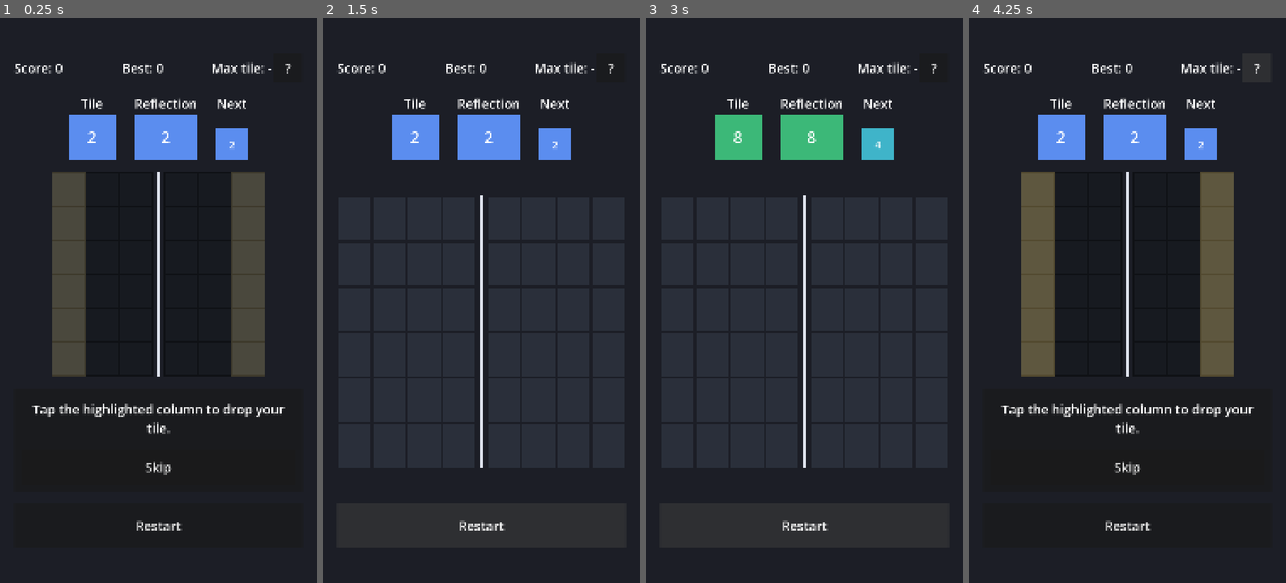
Above: before the commit, frames 1-4 (left to right).
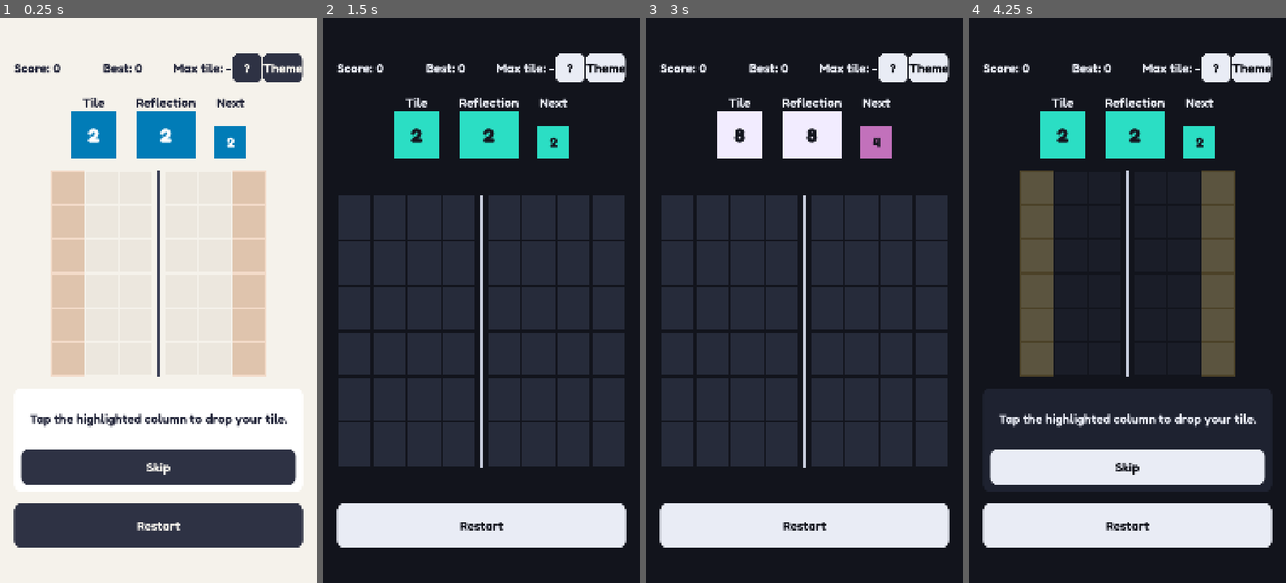
Above: after the commit, the same moments.

Repository: bpinto03/Doppel
Game: Godot game, scene res://scenes/main.tscn
The game is run twice, just before and just after one commit, with the same random seed, the same clock (stepped at 60 frames per second) and the same inputs.
Inputs (mouse positions are in pixels of both pictures, inside the frame that each line leads up to):
- Up to frame 1 (0.25 s): no input
- Up to frame 2 (1.5 s): click (605, 68) at 0.5 s, where only the run after the commit has a clickable "Theme"; click "Restart" at 1.25 s
- Up to frame 3 (3 s): click "Restart" at 2 s; click "Restart" at 2.75 s
- Up to frame 4 (4.25 s): click "?" at 3.5 s

The runs differ from the first frame. In frame 1, 100% of the frame differs, in the area x 0-100%, y 0-100%; in frame 2, 14%; in frame 3, 14%; in frame 4, 21%.

Commit message:
feat: add Paper and Night themes with live switching and a debug switch
ThemePalette resources color the whole interface, the board and the
tiles; Settings stores the active theme (Paper by default) and emits
palette_changed, on which the game screen rebuilds its Theme and tile
painter. Tile values use Fredoka Bold, sized by data/tile_text.tres to
fit the tile. Save version 2 writes the default theme into older saves.

Debug builds show a "Theme" button in the HUD and log
DisplayServer.is_dark_mode() at launch, to compare themes and check
system dark mode support on a phone until the settings screen exists.

Diff:
--- /dev/null
+++ b/assets/themes/base_theme.tres
@@ -0,0 +1,7 @@
+[gd_resource type="Theme" format=3]
+
+[ext_resource type="FontFile" path="res://assets/fonts/fredoka_semibold.ttf" id="1_font"]
+
+[resource]
+default_font = ExtResource("1_font")
+default_font_size = 44
--- a/assets/themes/prototype_theme.tres
+++ /dev/null
@@ -1,4 +0,0 @@
-[gd_resource type="Theme" format=3]
-
-[resource]
-default_font_size = 44
--- a/assets/translations/ui.csv
+++ b/assets/translations/ui.csv
@@ -18,3 +18,4 @@
 TUTORIAL_PLAY,Play,Jouer
 TUTORIAL_SKIP,Skip,Passer
 UI_HELP,?,?
+DEBUG_THEME,Theme,Thème
--- /dev/null
+++ b/data/palette_night.tres
@@ -0,0 +1,16 @@
+[gd_resource type="Resource" script_class="ThemePalette" format=3]
+
+[ext_resource type="Script" path="res://scripts/ui/theme_palette.gd" id="1_palette"]
+
+[resource]
+script = ExtResource("1_palette")
+background = Color(0.07059, 0.07843, 0.1098, 1)
+text = Color(0.9137, 0.9255, 0.9608, 1)
+panel = Color(0.1176, 0.1333, 0.1882, 1)
+button = Color(0.9137, 0.9255, 0.9608, 1)
+button_text = Color(0.07059, 0.07843, 0.1098, 1)
+empty_cell = Color(0.149, 0.1686, 0.2275, 1)
+axis = Color(0.7882, 0.8118, 0.8745, 1)
+highlight = Color(1, 0.8235, 0.302, 1)
+tile_text = Color(0.07843, 0.08627, 0.1216, 1)
+tile_colors = Array[Color]([Color(0.1686, 0.8706, 0.7686, 1), Color(0.7608, 0.4431, 0.7333, 1), Color(0.949, 0.9255, 1, 1), Color(0.8941, 0.7373, 0.2745, 1), Color(0.8353, 0.4157, 0.5608, 1), Color(0.9961, 0.9294, 0.549, 1), Color(0, 0.8314, 0.9333, 1), Color(0.4471, 0.5529, 0.9137, 1), Color(0.7843, 1, 0.8235, 1), Color(0.9961, 0.6314, 0.5725, 1), Color(0.8039, 0.4745, 0.1412, 1), Color(0.902, 1, 0.5922, 1)])
--- /dev/null
+++ b/data/palette_paper.tres
@@ -0,0 +1,16 @@
+[gd_resource type="Resource" script_class="ThemePalette" format=3]
+
+[ext_resource type="Script" path="res://scripts/ui/theme_palette.gd" id="1_palette"]
+
+[resource]
+script = ExtResource("1_palette")
+background = Color(0.9608, 0.949, 0.9216, 1)
+text = Color(0.1373, 0.149, 0.2275, 1)
+panel = Color(1, 1, 1, 1)
+button = Color(0.1804, 0.1961, 0.2667, 1)
+button_text = Color(0.9608, 0.949, 0.9216, 1)
+empty_cell = Color(0.8667, 0.8431, 0.7922, 1)
+axis = Color(0.2275, 0.2471, 0.3333, 1)
+highlight = Color(0.9098, 0.349, 0.04706, 1)
+tile_text = Color(1, 1, 1, 1)
+tile_colors = Array[Color]([Color(0.003922, 0.4863, 0.7176, 1), Color(0.003922, 0.2392, 0.09412, 1), Color(0.5098, 0.1529, 0.4902, 1), Color(0.7333, 0.2588, 0.4431, 1), Color(0.3137, 0.1647, 0.003922, 1), Color(0.01569, 0.3882, 0.3373, 1), Color(0.4196, 0.498, 0.01569, 1), Color(0.01176, 0.2275, 0.2588, 1), Color(0.2078, 0.2863, 0.6745, 1), Color(0.5569, 0.4392, 0.007843, 1), Color(0.2549, 0.02745, 0.4549, 1), Color(0.6, 0.1176, 0.07059, 1)])
--- /dev/null
+++ b/data/tile_text.tres
@@ -0,0 +1,10 @@
+[gd_resource type="Resource" script_class="TileTextConfig" format=3]
+
+[ext_resource type="Script" path="res://scripts/ui/tile_text_config.gd" id="1_config"]
+[ext_resource type="FontFile" path="res://assets/fonts/fredoka_bold.ttf" id="2_font"]
+
+[resource]
+script = ExtResource("1_config")
+font = ExtResource("2_font")
+max_height_ratio = 0.42
+max_width_ratio = 0.78
--- a/scenes/game/game_screen.tscn
+++ b/scenes/game/game_screen.tscn
@@ -3,7 +3,7 @@
 [ext_resource type="Script" uid="uid://batrvdfjdnlww" path="res://scripts/ui/game_screen.gd" id="1_screen"]
 [ext_resource type="Script" uid="uid://d23r8wsllwq0u" path="res://scripts/ui/board_view.gd" id="2_board"]
 [ext_resource type="Script" uid="uid://dc7pqdo3imhjx" path="res://scripts/ui/tile_swatch.gd" id="3_swatch"]
-[ext_resource type="Theme" path="res://assets/themes/prototype_theme.tres" id="4_theme"]
+[ext_resource type="Theme" path="res://assets/themes/base_theme.tres" id="4_theme"]
 [ext_resource type="PackedScene" path="res://scenes/game/tutorial_panel.tscn" id="5_tutorial_panel"]
 [ext_resource type="Script" path="res://scripts/ui/safe_area_margin.gd" id="6_safe_area"]
 
@@ -18,13 +18,13 @@
 script = ExtResource("1_screen")
 
 [node name="Background" type="ColorRect" parent="." unique_id=936016512]
+unique_name_in_owner = true
 layout_mode = 1
 anchors_preset = 15
 anchor_right = 1.0
 anchor_bottom = 1.0
 grow_horizontal = 2
 grow_vertical = 2
-color = Color(0.11, 0.12, 0.15, 1)
 
 [node name="Margin" type="MarginContainer" parent="." unique_id=703879068]
 layout_mode = 1
@@ -68,6 +68,13 @@
 custom_minimum_size = Vector2(100, 100)
 layout_mode = 2
 text = "UI_HELP"
+
+[node name="ThemeDebugButton" type="Button" parent="Margin/Layout/Stats"]
+unique_name_in_owner = true
+visible = false
+custom_minimum_size = Vector2(100, 100)
+layout_mode = 2
+text = "DEBUG_THEME"
 
 [node name="Upcoming" type="HBoxContainer" parent="Margin/Layout" unique_id=162302845]
 layout_mode = 2
@@ -136,7 +143,6 @@
 anchor_bottom = 1.0
 grow_horizontal = 2
 grow_vertical = 2
-theme_override_colors/font_outline_color = Color(0, 0, 0, 1)
 theme_override_constants/outline_size = 16
 theme_override_font_sizes/font_size = 120
 horizontal_alignment = 1
--- a/scripts/autoload/save_manager.gd
+++ b/scripts/autoload/save_manager.gd
@@ -2,7 +2,9 @@
 
 ## Local save in a versioned ConfigFile. See docs/decisions/0002-save-format.md.
 
-const SAVE_VERSION: int = 1
+const SETTINGS_SCRIPT: GDScript = preload("res://scripts/autoload/settings.gd")
+const SAVE_VERSION: int = 2
+const FIRST_SAVE_VERSION: int = 1
 const SAVE_PATH: String = "user://save.cfg"
 const META_SECTION: String = "meta"
 const VERSION_KEY: String = "version"
@@ -15,10 +17,12 @@
 	load_save()
 
 
-## A missing or unreadable save starts empty.
+## A missing or unreadable save starts empty; an older one is migrated.
 func load_save() -> void:
 	_save_file = ConfigFile.new()
-	if _save_file.load(save_path) != OK:
+	if _save_file.load(save_path) == OK:
+		_migrate(_save_file.get_value(META_SECTION, VERSION_KEY, FIRST_SAVE_VERSION))
+	else:
 		_save_file = ConfigFile.new()
 	_save_file.set_value(META_SECTION, VERSION_KEY, SAVE_VERSION)
 
@@ -32,6 +36,11 @@
 	_write_save()
 
 
+func _migrate(from_version: int) -> void:
+	if from_version < 2:
+		_save_file.set_value(SETTINGS_SCRIPT.SECTION, SETTINGS_SCRIPT.PALETTE_NAME_KEY, SETTINGS_SCRIPT.DEFAULT_PALETTE_NAME)
+
+
 ## Writes to a temporary file first, so a kill during the write never corrupts the existing save.
 func _write_save() -> void:
 	var temporary_path: String = save_path + ".tmp"
--- a/scripts/autoload/settings.gd
+++ b/scripts/autoload/settings.gd
@@ -3,9 +3,16 @@
 ## Player settings, stored through SaveManager.
 
 signal changed
+signal palette_changed
 
 const SECTION: String = "settings"
 const FOLLOW_DEVICE_LANGUAGE: String = ""
+const PALETTES: Dictionary[String, ThemePalette] = {
+	"paper": preload("res://data/palette_paper.tres"),
+	"night": preload("res://data/palette_night.tres"),
+}
+const DEFAULT_PALETTE_NAME: String = "paper"
+const PALETTE_NAME_KEY: String = "palette_name"
 
 var is_sound_enabled: bool:
 	get:
@@ -33,6 +40,19 @@
 		_store("language", value)
 
 
+## A key of PALETTES.
+var palette_name: String:
+	get:
+		return SaveManager.get_value(SECTION, PALETTE_NAME_KEY, DEFAULT_PALETTE_NAME)
+	set(value):
+		_store(PALETTE_NAME_KEY, value)
+		palette_changed.emit()
+
+
+func get_palette() -> ThemePalette:
+	return PALETTES.get(palette_name, PALETTES[DEFAULT_PALETTE_NAME])
+
+
 func _store(key: String, value: Variant) -> void:
 	SaveManager.set_value(SECTION, key, value)
 	changed.emit()
--- a/scripts/ui/board_view.gd
+++ b/scripts/ui/board_view.gd
@@ -9,14 +9,13 @@
 const MAX_CELL_HEIGHT_RATIO: float = 1.3
 ## Width of the space around the mirror axis, in cells.
 const AXIS_GAP_IN_CELLS: float = 0.3
-const AXIS_COLOR := Color("#e0e4ee")
 const AXIS_WIDTH: float = 6.0
-const BLOCKED_COLUMN_COLOR := Color(0.0, 0.0, 0.0, 0.45)
+## Blocked columns fade into the background, on light and dark themes alike.
+const BLOCKED_COLUMN_OPACITY: float = 0.6
 const PULSE_COLOR := Color(1.0, 1.0, 1.0, 0.6)
 const GHOST_OPACITY: float = 0.4
-const GHOST_LINK_COLOR := Color(1.0, 1.0, 1.0, 0.3)
+const GHOST_LINK_OPACITY: float = 0.3
 const GHOST_LINK_WIDTH: float = 3.0
-const HINT_COLOR := Color("#ffd24d")
 const HINT_COLUMN_OPACITY: float = 0.25
 const HINT_CELL_OUTLINE_WIDTH: float = 6.0
 const HINT_AXIS_WIDTH: float = 14.0
@@ -30,6 +29,11 @@
 var restricted_column: int = NO_COLUMN:
 	set(value):
 		restricted_column = value
+		queue_redraw()
+
+var tile_painter: TilePainter:
+	set(value):
+		tile_painter = value
 		queue_redraw()
 
 var _session: GameSession
@@ -187,13 +191,13 @@
 
 
 func _draw() -> void:
-	if _displayed_board == null:
+	if _displayed_board == null or tile_painter == null:
 		return
 	for column: int in _displayed_board.get_column_count():
 		for row: int in _displayed_board.row_count:
 			var cell := Vector2i(column, row)
 			var level: int = BoardState.EMPTY_CELL if _hidden_cells.has(cell) else _displayed_board.get_level(cell)
-			TilePainter.draw_tile(self, _get_tile_rect(cell), level)
+			tile_painter.draw_tile(self, _get_tile_rect(cell), level)
 	_draw_blocked_columns()
 	_draw_moving_tiles()
 	_draw_pulse()
@@ -206,19 +210,20 @@
 func _draw_blocked_columns() -> void:
 	if not is_input_enabled or _session == null:
 		return
+	var blocked_color := Color(tile_painter.palette.background, BLOCKED_COLUMN_OPACITY)
 	for column: int in _displayed_board.column_count_per_side:
 		if not _is_column_selectable(column):
-			draw_rect(_get_column_rect(column), BLOCKED_COLUMN_COLOR)
-			draw_rect(_get_column_rect(_displayed_board.get_mirror_column(column)), BLOCKED_COLUMN_COLOR)
+			draw_rect(_get_column_rect(column), blocked_color)
+			draw_rect(_get_column_rect(_displayed_board.get_mirror_column(column)), blocked_color)
 
 
 func _draw_tutorial_hint() -> void:
 	if _hint_step == null:
 		return
-	var column_color := Color(HINT_COLOR, HINT_COLUMN_OPACITY * _hint_strength)
+	var column_color := Color(tile_painter.palette.highlight, HINT_COLUMN_OPACITY * _hint_strength)
 	draw_rect(_get_column_rect(_hint_step.target_column), column_color)
 	draw_rect(_get_column_rect(_displayed_board.get_mirror_column(_hint_step.target_column)), column_color)
-	var outline_color := Color(HINT_COLOR, _hint_strength)
+	var outline_color := Color(tile_painter.palette.highlight, _hint_strength)
 	for cell: Vector2i in _hint_step.highlighted_cells:
 		draw_rect(_get_tile_rect(cell), outline_color, false, HINT_CELL_OUTLINE_WIDTH)
 	if _hint_step.is_axis_highlighted:
@@ -228,7 +233,7 @@
 func _draw_moving_tiles() -> void:
 	for moving_tile: MovingTile in _moving_tiles:
 		var row: float = lerpf(moving_tile.from_row, moving_tile.to_row, _move_progress)
-		TilePainter.draw_tile(self, _get_tile_rect_at(moving_tile.column, row), moving_tile.level)
+		tile_painter.draw_tile(self, _get_tile_rect_at(moving_tile.column, row), moving_tile.level)
 
 
 func _draw_pulse() -> void:
@@ -245,13 +250,13 @@
 	var reflection_rect: Rect2 = _get_tile_rect(preview.reflection_cell)
 	var link_start := Vector2(tile_rect.end.x, tile_rect.get_center().y)
 	var link_end := Vector2(reflection_rect.position.x, reflection_rect.get_center().y)
-	draw_line(link_start, link_end, GHOST_LINK_COLOR, GHOST_LINK_WIDTH)
-	TilePainter.draw_tile(self, tile_rect, preview.tile_level, GHOST_OPACITY)
-	TilePainter.draw_tile(self, reflection_rect, preview.reflection_level, GHOST_OPACITY)
+	draw_line(link_start, link_end, Color(tile_painter.palette.text, GHOST_LINK_OPACITY), GHOST_LINK_WIDTH)
+	tile_painter.draw_tile(self, tile_rect, preview.tile_level, GHOST_OPACITY)
+	tile_painter.draw_tile(self, reflection_rect, preview.reflection_level, GHOST_OPACITY)
 
 
 func _draw_axis() -> void:
-	_draw_axis_line(AXIS_COLOR, AXIS_WIDTH)
+	_draw_axis_line(tile_painter.palette.axis, AXIS_WIDTH)
 
 
 func _draw_axis_line(color: Color, width: float) -> void:
--- a/scripts/ui/game_screen.gd
+++ b/scripts/ui/game_screen.gd
@@ -5,6 +5,8 @@
 const BALANCING_CONFIG: BalancingConfig = preload("res://data/balancing.tres")
 const PLAYBACK_CONFIG: ResolutionPlaybackConfig = preload("res://data/resolution_playback.tres")
 const TUTORIAL_HINT_CONFIG: TutorialHintConfig = preload("res://data/tutorial_hint.tres")
+const TILE_TEXT_CONFIG: TileTextConfig = preload("res://data/tile_text.tres")
+const BASE_THEME: Theme = preload("res://assets/themes/base_theme.tres")
 const NO_TILE_TEXT: String = "-"
 const NO_TUTORIAL_STEP: int = -1
 const RECORD_SECTION: String = "record"
@@ -16,6 +18,7 @@
 var _tutorial_steps: Array[TutorialStep] = []
 var _tutorial_step_index: int = NO_TUTORIAL_STEP
 
+@onready var _background: ColorRect = %Background
 @onready var _board_view: BoardView = %BoardView
 @onready var _score_label: Label = %ScoreLabel
 @onready var _best_label: Label = %BestLabel
@@ -28,6 +31,7 @@
 @onready var _help_button: Button = %HelpButton
 @onready var _chain_label: Label = %ChainLabel
 @onready var _tutorial_panel: TutorialPanel = %TutorialPanel
+@onready var _theme_debug_button: Button = %ThemeDebugButton
 
 
 func _ready() -> void:
@@ -40,6 +44,9 @@
 	_help_button.pressed.connect(start_tutorial)
 	_tutorial_panel.next_requested.connect(_on_tutorial_next_requested)
 	_tutorial_panel.skip_requested.connect(start_new_game)
+	Settings.palette_changed.connect(_apply_palette)
+	_apply_palette()
+	_set_up_debug_tools()
 	start_tutorial()
 
 
@@ -137,6 +144,33 @@
 	_game_over_label.visible = _session.is_game_over
 
 
+func _apply_palette() -> void:
+	var palette: ThemePalette = Settings.get_palette()
+	theme = UiThemeBuilder.build(palette, BASE_THEME)
+	_background.color = palette.background
+	_chain_label.add_theme_color_override(&"font_outline_color", palette.background)
+	var tile_painter := TilePainter.new(palette, TILE_TEXT_CONFIG)
+	_board_view.tile_painter = tile_painter
+	for swatch: TileSwatch in [_current_swatch, _reflection_swatch, _next_swatch]:
+		swatch.tile_painter = tile_painter
+
+
+## Debug builds only, to compare themes on a phone until the settings screen exists (step 3.1).
+func _set_up_debug_tools() -> void:
+	if not OS.is_debug_build():
+		return
+	print("System dark mode: %s" % DisplayServer.is_dark_mode())
+	_theme_debug_button.visible = true
+	_theme_debug_button.pressed.connect(_switch_to_next_palette)
+
+
+func _switch_to_next_palette() -> void:
+	var palette_names: Array[String] = []
+	palette_names.assign(Settings.PALETTES.keys())
+	var next_index: int = (palette_names.find(Settings.palette_name) + 1) % palette_names.size()
+	Settings.palette_name = palette_names[next_index]
+
+
 func _format_highest_tile() -> String:
 	if _session.highest_level_reached == BoardState.EMPTY_CELL:
 		return NO_TILE_TEXT
--- /dev/null
+++ b/scripts/ui/theme_palette.gd
@@ -0,0 +1,27 @@
+class_name ThemePalette
+extends Resource
+
+## Colors of one visual theme. See docs/decisions/0003-art-direction.md.
+
+@export_group("Screen")
+@export var background: Color
+@export var text: Color
+@export var panel: Color
+@export var button: Color
+@export var button_text: Color
+
+@export_group("Board")
+@export var empty_cell: Color
+@export var axis: Color
+## Tutorial highlight of the target column, cells and axis.
+@export var highlight: Color
+
+@export_group("Tiles")
+## Value text and symbols, the same on every tile so all tiles share one contrast rule.
+@export var tile_text: Color
+## One color per level, from level 1.
+@export var tile_colors: Array[Color]
+
+
+func get_tile_color(level: int) -> Color:
+	return tile_colors[level - 1]
--- a/scripts/ui/tile_painter.gd
+++ b/scripts/ui/tile_painter.gd
@@ -1,36 +1,37 @@
 class_name TilePainter
 extends RefCounted
 
-const EMPTY_CELL_COLOR := Color("#2a2f3a")
-const VALUE_TEXT_COLOR := Color.WHITE
-const VALUE_FONT_SIZE_RATIO: float = 0.34
-const LEVEL_COLORS: Array[Color] = [
-	Color("#5b8def"),
-	Color("#3fb4c9"),
-	Color("#3cb878"),
-	Color("#86c540"),
-	Color("#d9b42a"),
-	Color("#ef8f2f"),
-	Color("#e8603f"),
-	Color("#dc3f73"),
-	Color("#b04fd0"),
-	Color("#7754e8"),
-	Color("#4146c9"),
-	Color("#1f1f2e"),
-]
+## Text is measured at this size, then scaled: glyph widths grow linearly with the font size.
+const REFERENCE_FONT_SIZE: int = 100
+
+var palette: ThemePalette
+var _text_config: TileTextConfig
 
 
-static func draw_tile(canvas: CanvasItem, rect: Rect2, level: int, opacity: float = 1.0) -> void:
+func _init(theme_palette: ThemePalette, text_config: TileTextConfig) -> void:
+	palette = theme_palette
+	_text_config = text_config
+
+
+func draw_tile(canvas: CanvasItem, rect: Rect2, level: int, opacity: float = 1.0) -> void:
 	if level == BoardState.EMPTY_CELL:
-		canvas.draw_rect(rect, Color(EMPTY_CELL_COLOR, opacity))
+		canvas.draw_rect(rect, Color(palette.empty_cell, opacity))
 		return
-	canvas.draw_rect(rect, Color(LEVEL_COLORS[(level - 1) % LEVEL_COLORS.size()], opacity))
+	canvas.draw_rect(rect, Color(palette.get_tile_color(level), opacity))
 	_draw_value(canvas, rect, str(MergeScoring.calculate_tile_value(level)), opacity)
 
 
-static func _draw_value(canvas: CanvasItem, rect: Rect2, text: String, opacity: float) -> void:
-	var font: Font = ThemeDB.fallback_font
-	var font_size: int = roundi(minf(rect.size.x, rect.size.y) * VALUE_FONT_SIZE_RATIO)
+func calculate_font_size(text: String, tile_size: Vector2) -> int:
+	var font: Font = _text_config.font
+	var reference_width: float = font.get_string_size(text, HORIZONTAL_ALIGNMENT_LEFT, -1, REFERENCE_FONT_SIZE).x
+	var width_limited_size: float = REFERENCE_FONT_SIZE * tile_size.x * _text_config.max_width_ratio / reference_width
+	var height_limited_size: float = tile_size.y * _text_config.max_height_ratio
+	return floori(minf(width_limited_size, height_limited_size))
+
+
+func _draw_value(canvas: CanvasItem, rect: Rect2, text: String, opacity: float) -> void:
+	var font: Font = _text_config.font
+	var font_size: int = calculate_font_size(text, rect.size)
 	var baseline_y: float = rect.get_center().y + (font.get_ascent(font_size) - font.get_descent(font_size)) / 2.0
 	var baseline := Vector2(rect.position.x, baseline_y)
-	canvas.draw_string(font, baseline, text, HORIZONTAL_ALIGNMENT_CENTER, rect.size.x, font_size, Color(VALUE_TEXT_COLOR, opacity))
+	canvas.draw_string(font, baseline, text, HORIZONTAL_ALIGNMENT_CENTER, rect.size.x, font_size, Color(palette.tile_text, opacity))
--- a/scripts/ui/tile_swatch.gd
+++ b/scripts/ui/tile_swatch.gd
@@ -5,7 +5,12 @@
 	set(value):
 		level = value
 		queue_redraw()
+var tile_painter: TilePainter:
+	set(value):
+		tile_painter = value
+		queue_redraw()
 
 
 func _draw() -> void:
-	TilePainter.draw_tile(self, Rect2(Vector2.ZERO, size), level)
+	if tile_painter != null:
+		tile_painter.draw_tile(self, Rect2(Vector2.ZERO, size), level)
--- /dev/null
+++ b/scripts/ui/tile_text_config.gd
@@ -0,0 +1,10 @@
+class_name TileTextConfig
+extends Resource
+
+## The value is drawn as large as possible within both limits, so longer values shrink to fit.
+
+@export var font: Font
+## Largest text height, relative to the tile height.
+@export var max_height_ratio: float
+## Largest text width, relative to the tile width.
+@export var max_width_ratio: float
--- /dev/null
+++ b/scripts/ui/ui_theme_builder.gd
@@ -0,0 +1,35 @@
+class_name UiThemeBuilder
+extends RefCounted
+
+## Builds the interface Theme of a palette on top of the base theme (font, sizes).
+
+const CORNER_RADIUS: int = 24
+const PRESSED_DARKENING: float = 0.15
+const DISABLED_OPACITY: float = 0.4
+const BUTTON_FONT_STATES: Array[StringName] = [&"font_color", &"font_hover_color", &"font_pressed_color", &"font_focus_color", &"font_hover_pressed_color"]
+
+
+static func build(palette: ThemePalette, base_theme: Theme) -> Theme:
+	var theme: Theme = base_theme.duplicate()
+	theme.set_color(&"font_color", &"Label", palette.text)
+	theme.set_stylebox(&"panel", &"PanelContainer", _create_rounded_box(palette.panel))
+	_add_button_styles(theme, palette)
+	return theme
+
+
+static func _add_button_styles(theme: Theme, palette: ThemePalette) -> void:
+	for state: StringName in BUTTON_FONT_STATES:
+		theme.set_color(state, &"Button", palette.button_text)
+	theme.set_color(&"font_disabled_color", &"Button", Color(palette.button_text, DISABLED_OPACITY))
+	theme.set_stylebox(&"normal", &"Button", _create_rounded_box(palette.button))
+	theme.set_stylebox(&"hover", &"Button", _create_rounded_box(palette.button))
+	theme.set_stylebox(&"pressed", &"Button", _create_rounded_box(palette.button.darkened(PRESSED_DARKENING)))
+	theme.set_stylebox(&"disabled", &"Button", _create_rounded_box(Color(palette.button, DISABLED_OPACITY)))
+	theme.set_stylebox(&"focus", &"Button", StyleBoxEmpty.new())
+
+
+static func _create_rounded_box(color: Color) -> StyleBoxFlat:
+	var box := StyleBoxFlat.new()
+	box.bg_color = color
+	box.set_corner_radius_all(CORNER_RADIUS)
+	return box
--- a/tests/test_save_manager.gd
+++ b/tests/test_save_manager.gd
@@ -1,6 +1,7 @@
 extends GutTest
 
 const SAVE_MANAGER_SCRIPT: GDScript = preload("res://scripts/autoload/save_manager.gd")
+const SETTINGS_SCRIPT: GDScript = preload("res://scripts/autoload/settings.gd")
 const TEST_SAVE_PATH: String = "user://test_save.cfg"
 
 
@@ -53,6 +54,19 @@
 	assert_eq(save_manager.get_value("record", "best_score", 0), 0)
 
 
+func test_first_version_save_is_migrated_with_the_default_palette() -> void:
+	var first_version_file := ConfigFile.new()
+	first_version_file.set_value(SAVE_MANAGER_SCRIPT.META_SECTION, SAVE_MANAGER_SCRIPT.VERSION_KEY, SAVE_MANAGER_SCRIPT.FIRST_SAVE_VERSION)
+	first_version_file.set_value("record", "best_score", 512)
+	first_version_file.save(TEST_SAVE_PATH)
+
+	var save_manager: Node = _create_save_manager()
+
+	assert_eq(save_manager.get_value(SETTINGS_SCRIPT.SECTION, SETTINGS_SCRIPT.PALETTE_NAME_KEY, ""), SETTINGS_SCRIPT.DEFAULT_PALETTE_NAME)
+	assert_eq(save_manager.get_value(SAVE_MANAGER_SCRIPT.META_SECTION, SAVE_MANAGER_SCRIPT.VERSION_KEY, 0), SAVE_MANAGER_SCRIPT.SAVE_VERSION)
+	assert_eq(save_manager.get_value("record", "best_score", 0), 512)
+
+
 func _create_save_manager() -> Node:
 	var save_manager: Node = autofree(SAVE_MANAGER_SCRIPT.new())
 	save_manager.save_path = TEST_SAVE_PATH
--- /dev/null
+++ b/tests/test_theme_palettes.gd
@@ -0,0 +1,29 @@
+extends GutTest
+
+const MIN_TILE_TEXT_CONTRAST: float = 4.5
+const LEVEL_COUNT: int = 12
+
+
+func test_every_palette_has_one_color_per_level() -> void:
+	for palette_name: String in Settings.PALETTES:
+		assert_eq(Settings.PALETTES[palette_name].tile_colors.size(), LEVEL_COUNT, palette_name)
+
+
+func test_tile_text_is_readable_on_every_tile() -> void:
+	for palette_name: String in Settings.PALETTES:
+		var palette: ThemePalette = Settings.PALETTES[palette_name]
+		for level: int in range(1, LEVEL_COUNT + 1):
+			var contrast: float = _calculate_contrast(palette.tile_text, palette.get_tile_color(level))
+			assert_gte(contrast, MIN_TILE_TEXT_CONTRAST, "%s level %d" % [palette_name, level])
+
+
+## WCAG 2 contrast ratio.
+func _calculate_contrast(first: Color, second: Color) -> float:
+	var first_luminance: float = _calculate_relative_luminance(first)
+	var second_luminance: float = _calculate_relative_luminance(second)
+	return (maxf(first_luminance, second_luminance) + 0.05) / (minf(first_luminance, second_luminance) + 0.05)
+
+
+func _calculate_relative_luminance(color: Color) -> float:
+	var linear: Color = color.srgb_to_linear()
+	return 0.2126 * linear.r + 0.7152 * linear.g + 0.0722 * linear.b
--- /dev/null
+++ b/tests/test_tile_painter.gd
@@ -0,0 +1,24 @@
+extends GutTest
+
+const TILE_TEXT_CONFIG: TileTextConfig = preload("res://data/tile_text.tres")
+const TILE_SIZE := Vector2(150.0, 150.0)
+
+var _painter: TilePainter
+
+
+func before_each() -> void:
+	_painter = TilePainter.new(preload("res://data/palette_paper.tres"), TILE_TEXT_CONFIG)
+
+
+func test_short_value_is_limited_by_the_tile_height() -> void:
+	var font_size: int = _painter.calculate_font_size("2", TILE_SIZE)
+
+	assert_eq(font_size, floori(TILE_SIZE.y * TILE_TEXT_CONFIG.max_height_ratio))
+
+
+func test_longest_value_shrinks_to_fit_the_tile_width() -> void:
+	var font_size: int = _painter.calculate_font_size("4096", TILE_SIZE)
+	var text_width: float = TILE_TEXT_CONFIG.font.get_string_size("4096", HORIZONTAL_ALIGNMENT_LEFT, -1, font_size).x
+
+	assert_lt(font_size, _painter.calculate_font_size("2", TILE_SIZE))
+	assert_lte(text_width, TILE_SIZE.x * TILE_TEXT_CONFIG.max_width_ratio)
Not shown, added: assets/fonts/fredoka_bold.ttf.import
Not shown, added: assets/fonts/fredoka_semibold.ttf.import
Not shown, added: scripts/ui/theme_palette.gd.uid
Not shown, added: scripts/ui/tile_text_config.gd.uid
Not shown, added: scripts/ui/ui_theme_builder.gd.uid
Not shown, added: tests/test_theme_palettes.gd.uid
Not shown, added: tests/test_tile_painter.gd.uid
Not shown, changed: STEPS.md
Not shown, changed: docs/architecture.md
Not shown, changed: docs/balancing.md
Not shown, changed: docs/decisions/0002-save-format.md
Not shown, added: docs/decisions/0003-art-direction.md
